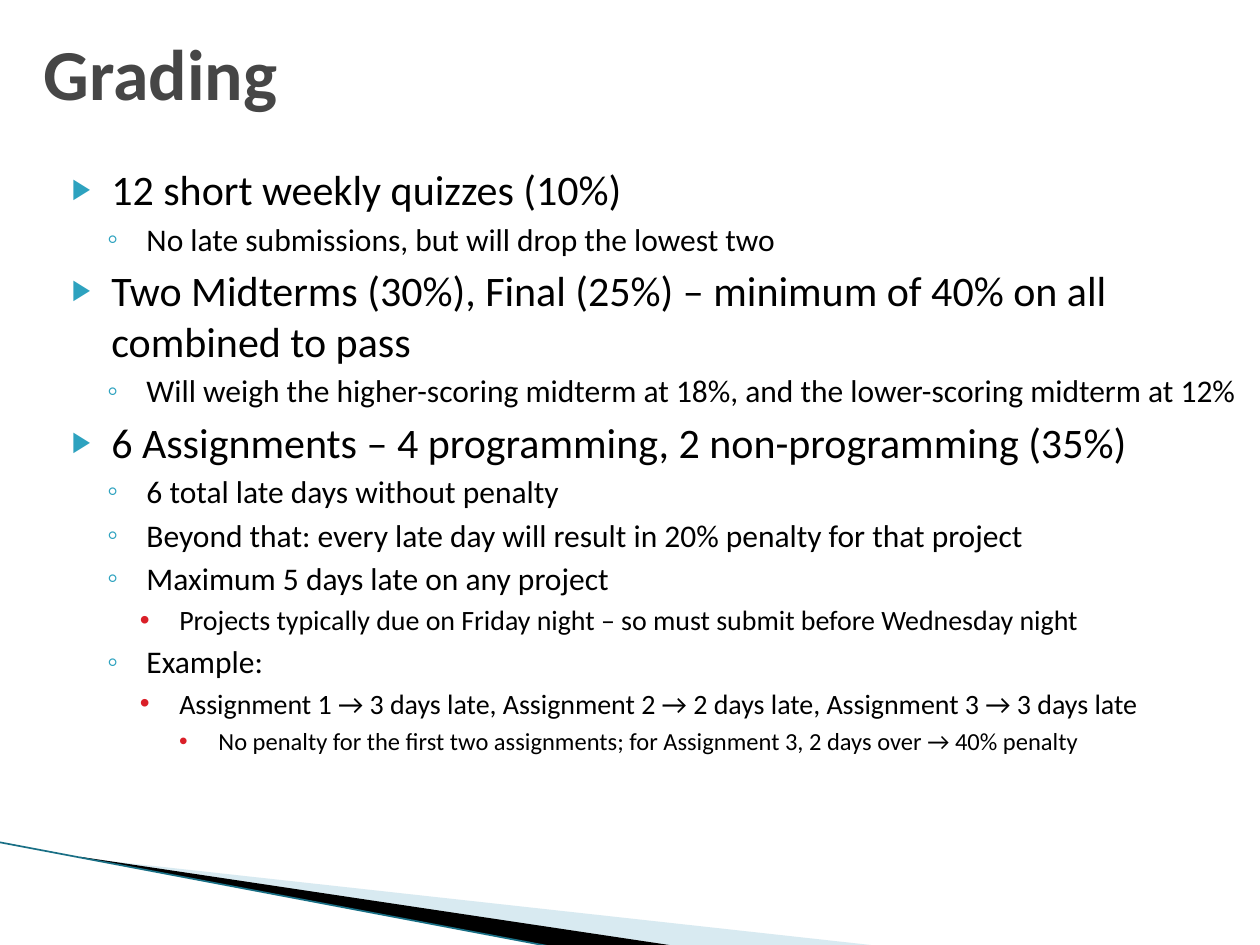
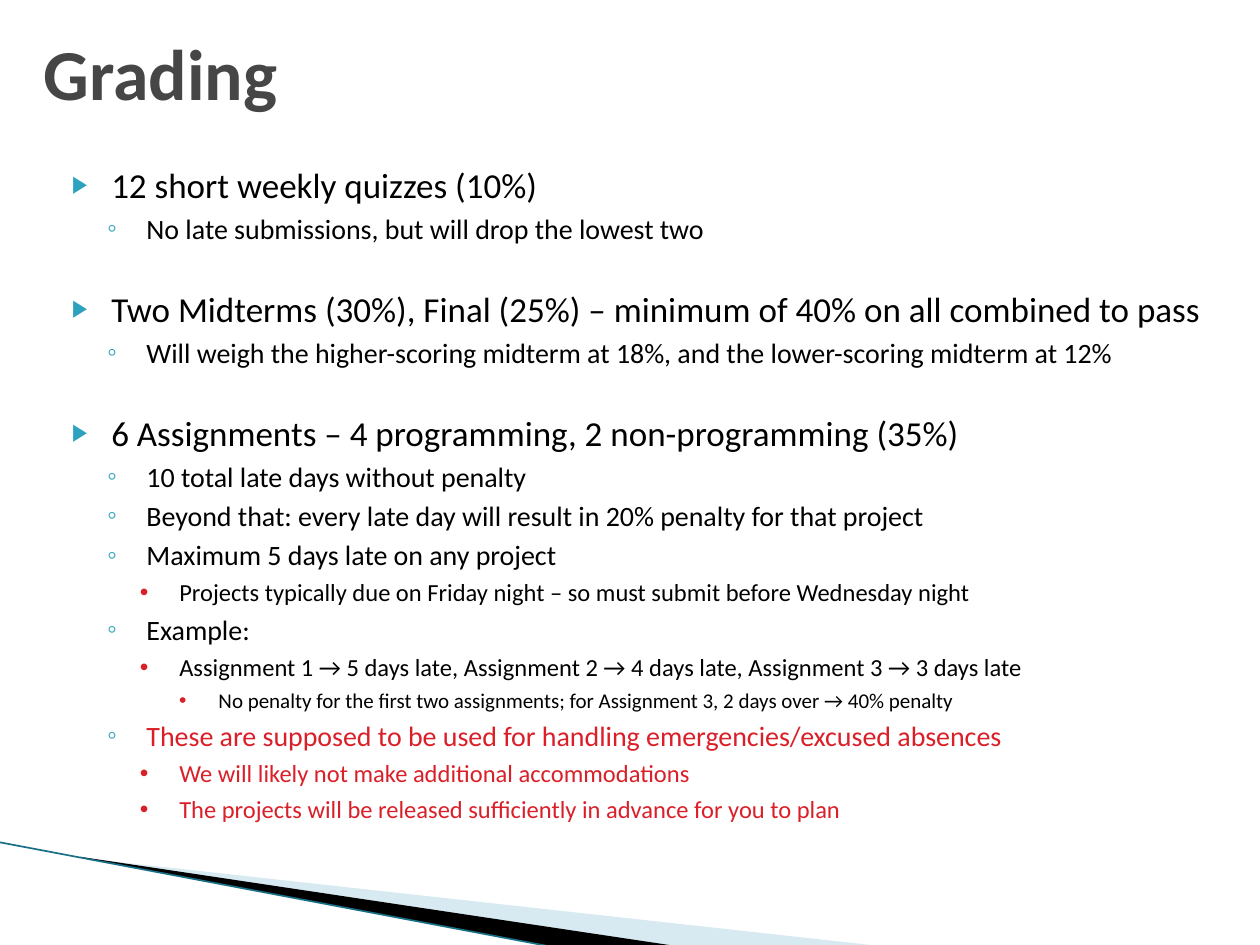
Before and after one commit to umddb/cmsc424-fall2021, a slide deck: slide 7 of Slides/01-Introduction.pptx (slide 6 before the commit). Drawn at 1260x945 pixels with LibreOffice and Linux fonts; fonts in the diff are those of the drawing; background and template pictures are left out. Boxes give left, top, right and bottom in pixels: in the first picture for what was removed or moved away, otherwise in the second. Text is boxed around its words. In the diff, an @@ line names an element or a change of style, - is before the commit and + after.

Commit message:
slides

```diff
--- a/Slides/01-Introduction.pptx
+++ b/Slides/01-Introduction.pptx
@@ text at <box>111,172,1200,712</box>: size 24 to 20 pt in "12 short weekly quizzes (10%)", "Two Midterms (30%), Final (25%) – minimum ...", "6 Assignments – 4 programming, 2 non-programming ..."; size 18 to 16 pt in "No late submissions, but will drop the ...", "Will weigh the higher-scoring midterm at 18%, ...", "Beyond that: every late day will result ...", "Maximum 5 days late on any project" and 1 more places; size 16 to 14 pt in "Projects typically due on Friday night – ..."; size 14 to 12 pt in "No penalty for the first two assignments; ..." @@
@@ text at <box>146,467,526,492</box>: text changed; size 18 to 16 pt @@
-  ◦ 6 total late days without penalty
+  ◦ 10 total late days without penalty
@@ text at <box>179,659,1021,681</box>: text changed; size 16 to 14 pt @@
-    • Assignment 1 → 3 days late, Assignment 2 → 2 days late, Assignment 3 → 3 days late
+    • Assignment 1 → 5 days late, Assignment 2 → 4 days late, Assignment 3 → 3 days late
@@ text at <box>146,726,1001,823</box>: paragraphs added @@
+  ◦ These are supposed to be used for handling emergencies/excused absences
+    • We will likely not make additional accommodations
+    • The projects will be released sufficiently in advance for you to plan
```
Also in this commit, not shown: 2 other slides changed, 1 slide added.
